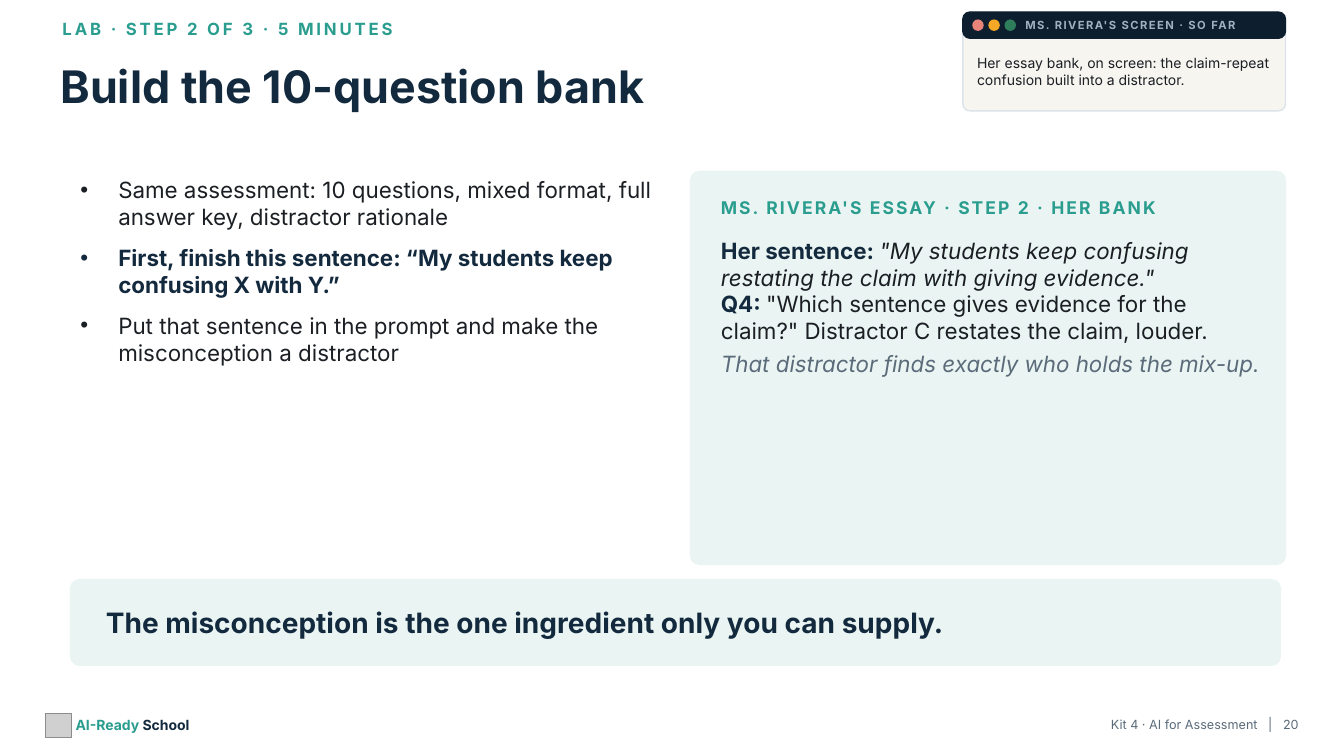
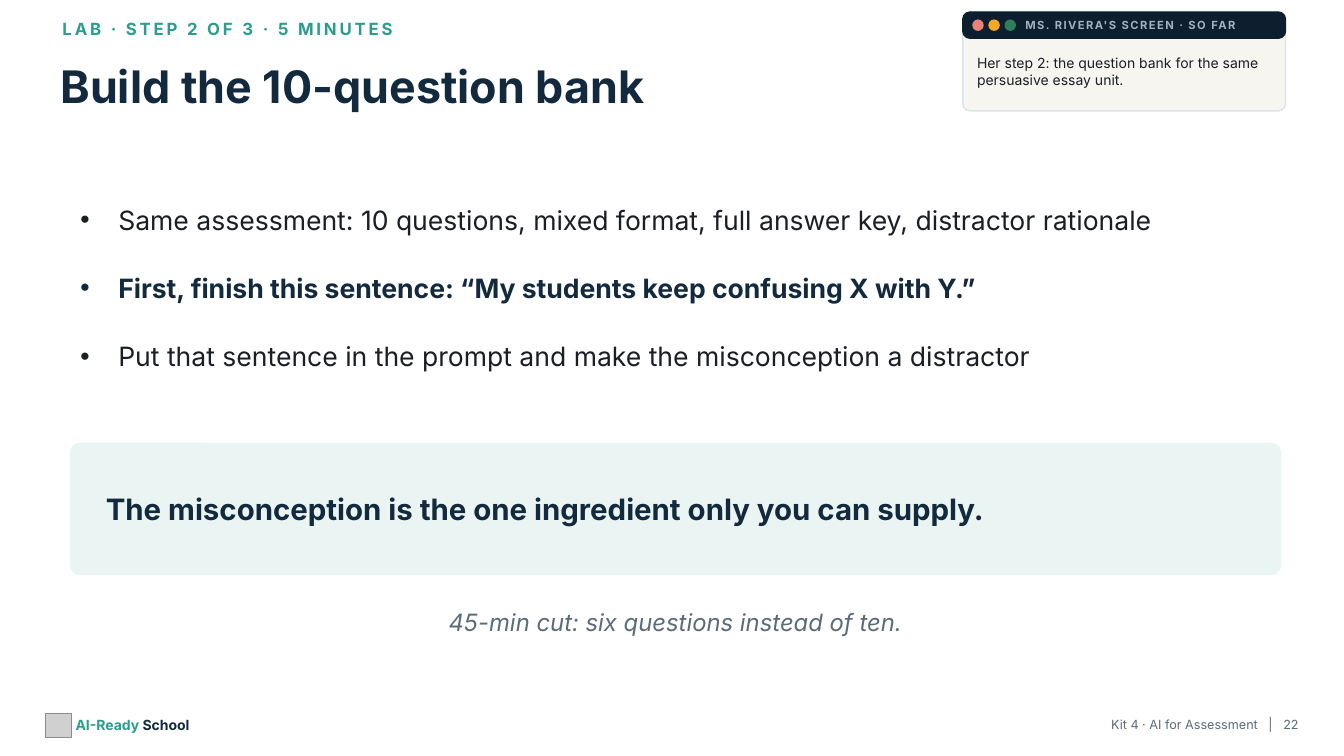
Before and after one commit to aspinozzi1/Ai-School-Ready, a slide deck: slide 22 of kits/kit04/Kit04_PresentationDeck.pptx (slide 20 before the commit). Drawn at 1344x756 pixels with LibreOffice and Linux fonts; fonts in the diff are those of the drawing; grey boxes stand for pictures. Boxes give left, top, right and bottom in pixels: in the first picture for what was removed or moved away, otherwise in the second. Text is boxed around its words. In the diff, an @@ line names an element or a change of style, - is before the commit and + after.

```diff
--- a/kits/kit04/Kit04_PresentationDeck.pptx
+++ b/kits/kit04/Kit04_PresentationDeck.pptx
@@ text at [977, 57, 1259, 88]: text changed @@
-Her essay bank, on screen: the claim-repeat confusion built into a distractor.
+Her step 2: the question bank for the same persuasive essay unit.
@@ text "Same assessment: 10 questions, mixed ..." at [118, 209, 1151, 372]: size 16 to 19 pt; line spacing 1 to 1.7 @@
@@ text removed at [739, 201, 1029, 214] @@
-MS. RIVERA'S ESSAY · STEP 2 · HER BANK
@@ text removed at [721, 242, 1259, 377] @@
-Her sentence: "My students keep confusing restating the claim with giving evidence."
-Q4: "Which sentence gives evidence for the claim?" Distractor C restates the claim, louder.
-That distractor finds exactly who holds the mix-up.
@@ rounded rectangle: place and size @@
-rounded rectangle at [691, 171, 1286, 565]
+rounded rectangle at [71, 444, 1280, 575]
@@ rounded rectangle at [71, 444, 1280, 575]: proportions changed @@
@@ text "The misconception is the one ...": place and size @@
-text "The misconception is the one ..." at [106, 611, 944, 639]
+text "The misconception is the one ..." at [106, 497, 983, 527]
@@ text "The misconception is the one ..." at [106, 497, 983, 527]: size 20 to 21 pt @@
@@ rounded rectangle removed at [71, 580, 1280, 665] @@
@@ text added at [449, 613, 902, 636], 17 pt, text #5B6B7A, italic @@
+45-min cut: six questions instead of ten.
@@ text at [1111, 719, 1298, 729]: text changed @@
-Kit 4 · AI for Assessment | 20
+Kit 4 · AI for Assessment | 22
```
Also in this commit, not shown: 13 other slides changed, 6 slides added, 7 other files.
